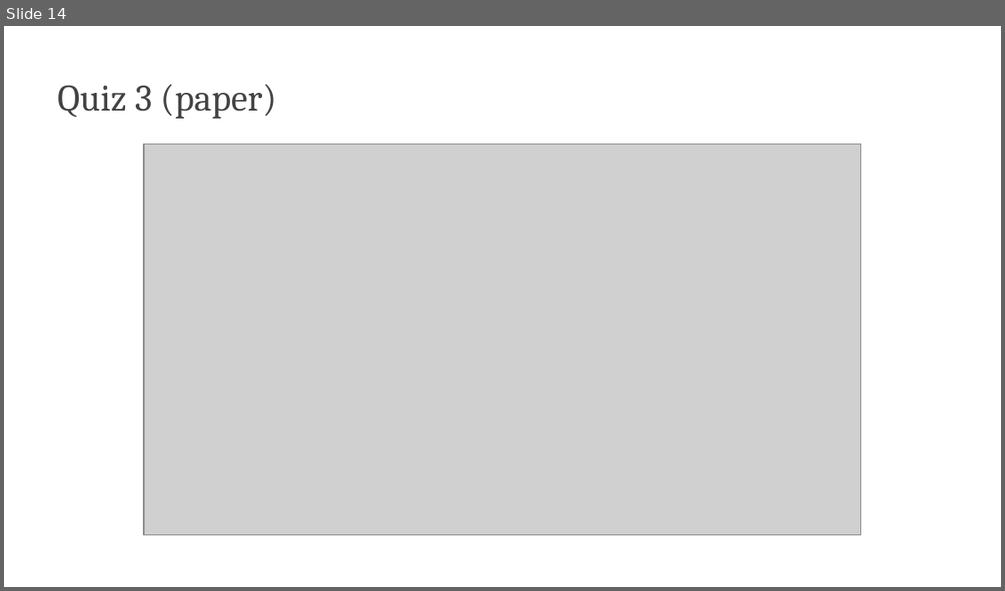
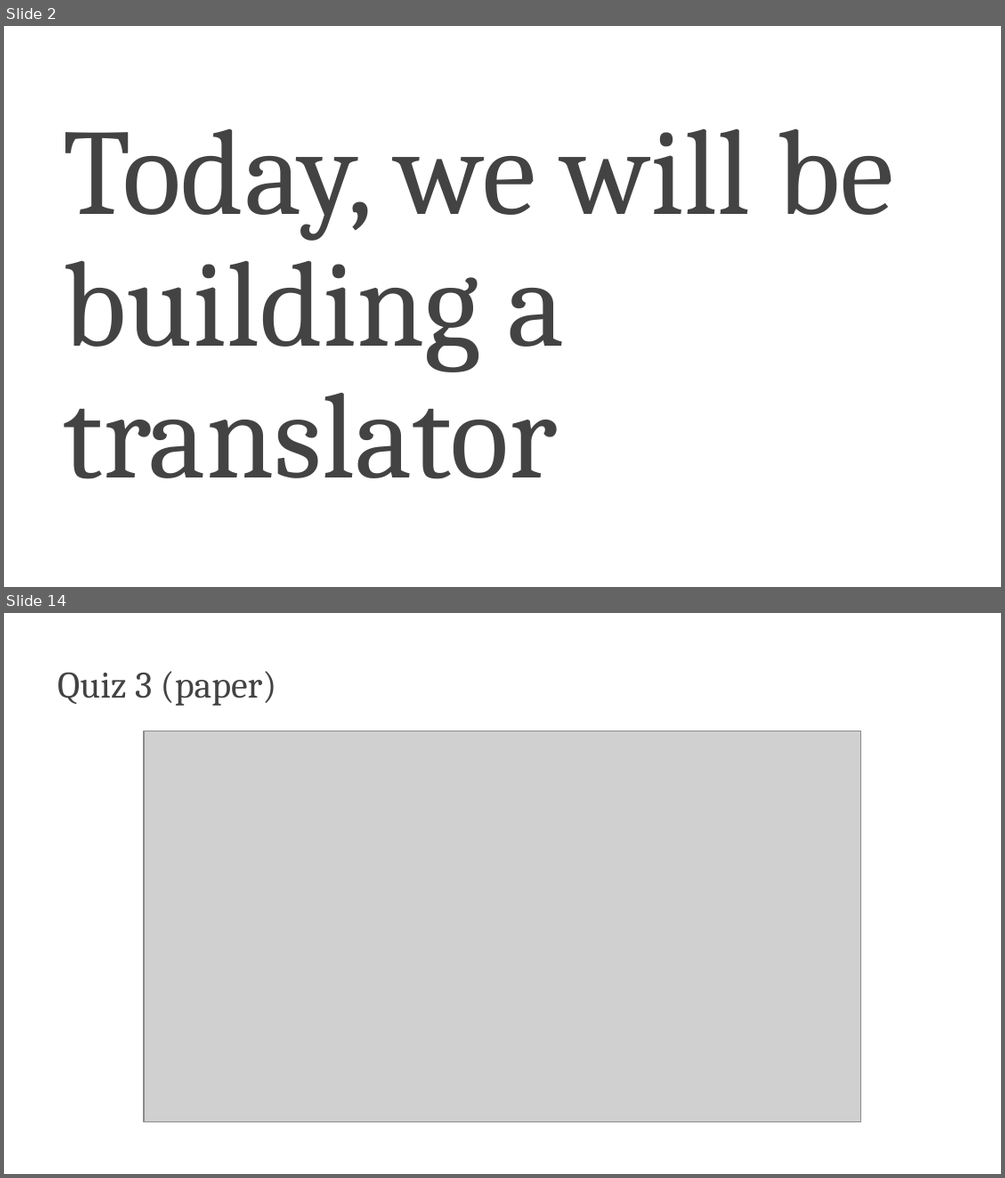
Before and after one commit to edavalosanaya/CSCI3495_NLP_LLMs_Student, a slide deck: weeks/week-05/class-02/lecture/slides.pptx. Shown one above the other, each under a label of ours: slide 14 before the commit, slides 2 and 14 after it; the slides between them are not shown. The pictures are 1005x591 and 1005x1178 pixels, drawn with LibreOffice and Linux fonts; fonts in the diff are those of the drawing; grey boxes stand for pictures; background and template pictures are left out. Boxes give left, top, right and bottom in pixels: in the first picture for what was removed or moved away, otherwise in the second. Text is boxed around its words. In the diff, an @@ line names an element or a change of style, - is before the commit and + after.

Commit message:
Publish course materials (b2f6c4dc)
Generated by scripts/publish_student.py from the source repository at b2f6c4dc: "W5C2: seq2seq LSTM translator on real Tatoeba data"

```diff
--- a/weeks/week-05/class-02/lecture/slides.pptx
+++ b/weeks/week-05/class-02/lecture/slides.pptx
@@ slide 2 added at [4,26,1001,587], background #FFFFFF @@
@@ title added at [64,128,894,479], 88 pt, text #434343 @@
+Today, we will be building a translator
```
Also in this commit, not shown: 1 slide changed, 12 other slides added, 14 slides removed, 35 other files.
